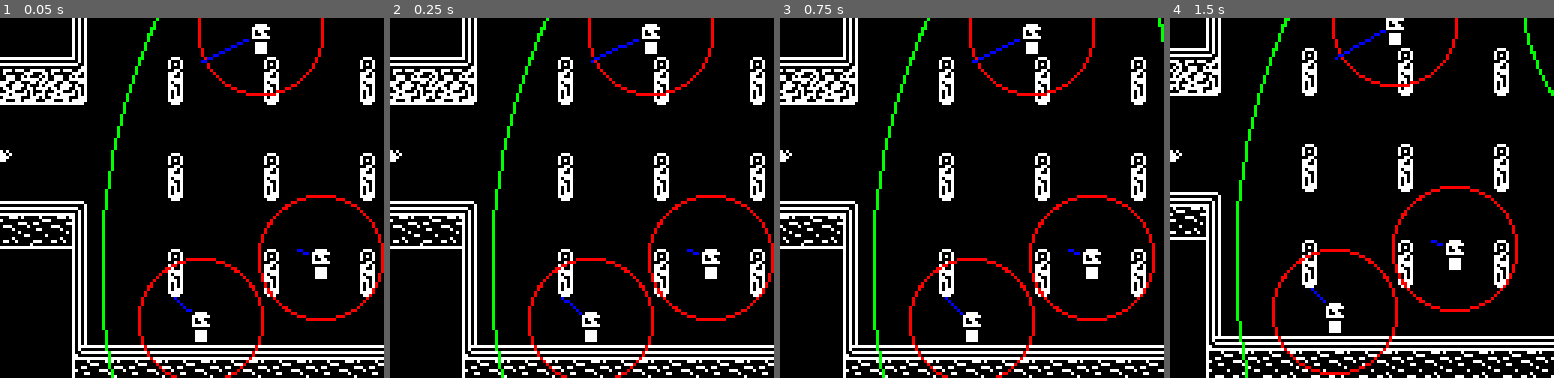
Above: before the commit, frames 1-4 (left to right).
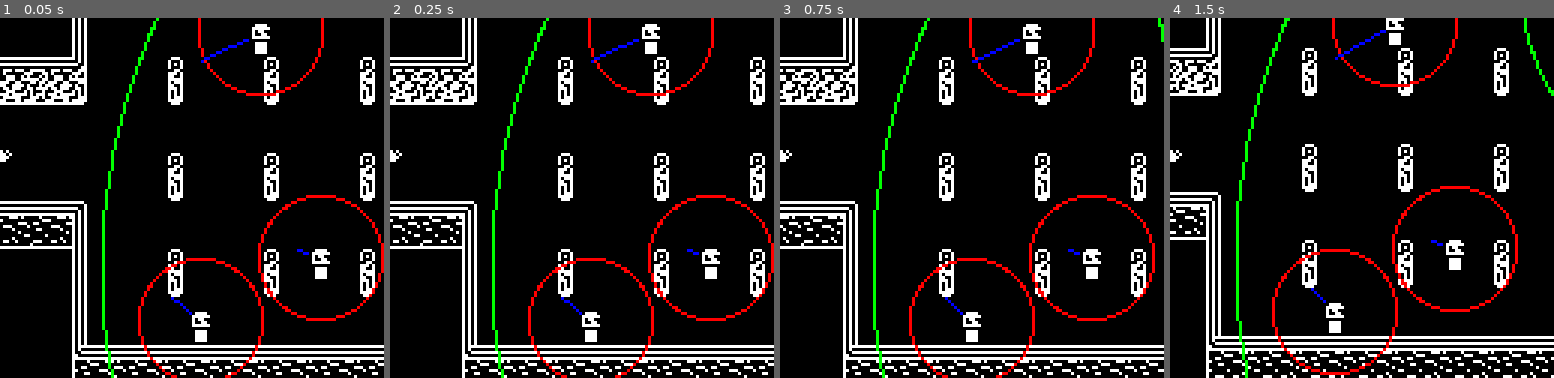
Above: after the commit, the same moments.

Repository: youknowedo/parasito
Game: Godot game, scene res://scenes/Master.tscn
Same seed, same stepped clock (60 frames per second), same inputs: the game is played once before the commit and once after it.
Inputs (mouse positions are % of the whole screen's width and height, from its top left):
- Up to frame 1 (0.05 s): no input
- Up to frame 2 (0.25 s): no input
- Up to frame 3 (0.75 s): tap Enter at 0.5 s; move the mouse to (72, 45) at 0.52 s; hold D (move_right) from 0.53 s (still down); click (72, 45) at 0.6 s
- Up to frame 4 (1.5 s): move the mouse to (30, 55) at 1.27 s; release D (move_right) at 1.28 s; hold S (move_down) from 1.28 s (still down); click (30, 55) at 1.35 s
The pictures show only the part of the screen within x 50-100%, y 31-81%; the shares and areas given below are measured in that part.

The runs differ from the first frame. In frame 1, 0.1% of the frame differs, in the area x 44-61%, y 7-83%; in frame 2, nothing differs; in frame 3, nothing differs; in frame 4, nothing differs.

Commit message:
Grunt state machine

Diff:
--- a/scenes/Master.tscn
+++ b/scenes/Master.tscn
@@ -5,7 +5,7 @@
 [ext_resource type="Script" path="res://scripts/ui/Health.gd" id="2_ug3q2"]
 [ext_resource type="Texture2D" uid="uid://bhthqxakvn72r" path="res://sprites/HUD.png" id="3_gnscs"]
 [ext_resource type="PackedScene" uid="uid://dlondiawiw4sf" path="res://scenes/rooms/Cave2.tscn" id="3_j3nfo"]
-[ext_resource type="PackedScene" uid="uid://xm5q2u0eyi18" path="res://scenes/objects/Guard.tscn" id="3_wl0ts"]
+[ext_resource type="PackedScene" uid="uid://xm5q2u0eyi18" path="res://scenes/objects/Grunt.tscn" id="3_wl0ts"]
 [ext_resource type="Texture2D" uid="uid://dn1p6eken1y1h" path="res://sprites/white.png" id="4_2x5w2"]
 [ext_resource type="PackedScene" uid="uid://cyx5ih6co1r7g" path="res://scenes/rooms/Cave3.tscn" id="4_a4xv0"]
 [ext_resource type="PackedScene" uid="uid://c2q1hjxewlymt" path="res://scenes/objects/Rascal.tscn" id="4_ssa86"]
@@ -87,10 +87,10 @@
 anchor_top = 0.5
 anchor_right = 0.5
 anchor_bottom = 0.5
-offset_left = -25.0
-offset_top = -125.0
-offset_right = 25.0
-offset_bottom = 135.0
+offset_left = -56.0
+offset_top = -79.0
+offset_right = -27.0
+offset_bottom = 72.0
 grow_horizontal = 2
 grow_vertical = 2
 rotation = 0.785398
@@ -104,10 +104,10 @@
 anchor_top = 0.5
 anchor_right = 0.5
 anchor_bottom = 0.5
-offset_left = -25.0
-offset_top = -132.0
-offset_right = 25.0
-offset_bottom = 128.0
+offset_left = 32.0
+offset_top = -93.0
+offset_right = 56.0
+offset_bottom = 32.0
 grow_horizontal = 2
 grow_vertical = 2
 rotation = -0.785398
--- a/scenes/objects/Guard.tscn
+++ b/scenes/objects/Grunt.tscn
@@ -1,7 +1,12 @@
-[gd_scene load_steps=6 format=3 uid="uid://xm5q2u0eyi18"]
+[gd_scene load_steps=11 format=3 uid="uid://xm5q2u0eyi18"]
 
-[ext_resource type="Script" path="res://scripts/entities/hostiles/hosts/Guard.gd" id="1_qbgcj"]
+[ext_resource type="Script" path="res://scripts/entities/hostiles/hosts/Grunt.gd" id="1_qbgcj"]
 [ext_resource type="Texture2D" uid="uid://bog42spoatx13" path="res://sprites/guard.png" id="2_hgvo4"]
+[ext_resource type="Script" path="res://scripts/state_machines/StateMachine.gd" id="3_qoy2y"]
+[ext_resource type="Script" path="res://scripts/state_machines/states/grunt/RoamingState.gd" id="4_57af4"]
+[ext_resource type="Script" path="res://scripts/state_machines/states/grunt/ChasingState.gd" id="5_tuv3r"]
+[ext_resource type="Script" path="res://scripts/state_machines/states/grunt/PIdleState.gd" id="6_e5nbf"]
+[ext_resource type="Script" path="res://scripts/state_machines/states/grunt/PMovingState.gd" id="7_s5ak0"]
 
 [sub_resource type="RectangleShape2D" id="RectangleShape2D_gs4fm"]
 size = Vector2(16, 16)
@@ -12,7 +17,7 @@
 [sub_resource type="CircleShape2D" id="CircleShape2D_xw4eo"]
 radius = 20.6155
 
-[node name="Guard" type="CharacterBody2D" node_paths=PackedStringArray("raycast", "vision_area", "vision_area_collider", "attack_range_area", "attack_range_area_collider") groups=["host"]]
+[node name="Grunt" type="CharacterBody2D" node_paths=PackedStringArray("raycast", "vision_area", "vision_area_collider", "attack_range_area", "attack_range_area_collider") groups=["host"]]
 collision_layer = 4
 collision_mask = 5
 script = ExtResource("1_qbgcj")
@@ -47,6 +52,22 @@
 target_position = Vector2(0, 0)
 collision_mask = 7
 
+[node name="StateMachine" type="Node" parent="." node_paths=PackedStringArray("initial_state")]
+script = ExtResource("3_qoy2y")
+initial_state = NodePath("Roaming")
+
+[node name="Roaming" type="Node" parent="StateMachine"]
+script = ExtResource("4_57af4")
+
+[node name="Chasing" type="Node" parent="StateMachine"]
+script = ExtResource("5_tuv3r")
+
+[node name="PIdle" type="Node" parent="StateMachine"]
+script = ExtResource("6_e5nbf")
+
+[node name="PMoving" type="Node" parent="StateMachine"]
+script = ExtResource("7_s5ak0")
+
 [connection signal="body_entered" from="VisionRange" to="." method="_on_body_entered_vision_range"]
 [connection signal="body_exited" from="VisionRange" to="." method="_on_body_exited_vision_range"]
 [connection signal="body_entered" from="AttackRange" to="." method="_on_body_entered_attack_range"]
--- a/scripts/entities/Player.gd
+++ b/scripts/entities/Player.gd
@@ -19,5 +19,5 @@
 
 func _on_damage():
 	if health <= 0:
-		state_machine._transition_to_next_state("Dead")
+		state_machine.change_state("Dead")
 		died.emit()
--- a/scripts/entities/hostiles/Host.gd
+++ b/scripts/entities/hostiles/Host.gd
@@ -5,6 +5,7 @@
 var occupier: Player = null
 
 func _process(delta):
+	queue_redraw()
 	if !process_and_skip(delta):
 		if !occupier:
 			return
--- /dev/null
+++ b/scripts/entities/hostiles/hosts/Grunt.gd
@@ -0,0 +1,3 @@
+class_name Grunt extends Host
+
+@export var attack_damage = 5
--- a/scripts/entities/hostiles/hosts/Guard.gd
+++ /dev/null
@@ -1,51 +0,0 @@
-extends Host
-
-@export var attack_damage = 5
-@export var dash_force = 8000.0
-@export var dash_duration = 0.2
-
-var is_dashing = false
-var dash_timer = 0.0
-var dash_direction = Vector2.ZERO
-
-func process_and_skip(delta: float) -> bool:
-	queue_redraw()
-
-	if is_dashing:
-		dash_timer -= delta
-		if dash_timer <= 0:
-			is_dashing = false
-		velocity = dash_direction
-		return true
-
-	if attack_target:
-		if in_attack_range:
-			attack_timer -= delta
-			if attack_timer <= 0:
-				attack_target.damage(attack_damage)
-				attack_timer = 1.0
-
-			return false
-
-		raycast.target_position = to_local(attack_target.global_position)
-		if raycast.is_colliding():
-			var collider = raycast.get_collider()
-			raycast_collision_point = to_local(raycast.get_collision_point())
-			if collider != attack_target:
-				return false
-
-		var direction = (attack_target.global_position - global_position).normalized()
-		velocity = direction * speed * delta
-		move_and_slide()
-		return true
-	else:
-		raycast.target_position = Vector2.ZERO
-
-	return false
-
-func primary_action():
-	is_dashing = true
-
-	var mouse_position = get_global_mouse_position()
-	dash_direction = (mouse_position - global_position).normalized() * dash_force
-	dash_timer = dash_duration
--- a/scripts/state_machines/StateMachine.gd
+++ b/scripts/state_machines/StateMachine.gd
@@ -9,7 +9,7 @@
 
 func _ready() -> void:
 	for state_node: State in find_children("*", "State"):
-		state_node.finished.connect(_transition_to_next_state)
+		state_node.finished.connect(change_state)
 
 	await owner.ready
 	state.enter("")
@@ -27,7 +27,7 @@
 	state.physics_update(delta)
 
 
-func _transition_to_next_state(target_state_path: String, data: Dictionary = {}) -> void:
+func change_state(target_state_path: String, data: Dictionary = {}) -> void:
 	if not has_node(target_state_path):
 		printerr(owner.name + ": Trying to transition to state " + target_state_path + " but it does not exist.")
 		return
--- /dev/null
+++ b/scripts/state_machines/states/grunt/ChasingState.gd
@@ -0,0 +1,23 @@
+extends GruntState
+
+func physics_update(_delta: float):
+    if grunt.attack_target == null:
+        finished.emit(ROAMING)
+        return
+
+    grunt.raycast.target_position = grunt.to_local(grunt.attack_target.global_position)
+    if grunt.raycast.is_colliding():
+        var collider = grunt.raycast.get_collider()
+        grunt.raycast_collision_point = grunt.to_local(grunt.raycast.get_collision_point())
+        if collider != grunt.attack_target:
+            finished.emit(ROAMING)
+
+    if grunt.in_attack_range:
+        finished.emit(ATTACKING)
+
+    var direction = (grunt.attack_target.global_position - grunt.global_position).normalized()
+    grunt.velocity = direction * grunt.speed * _delta
+    grunt.move_and_slide()
+
+func exit():
+    grunt.raycast.target_position = Vector2.ZERO
--- /dev/null
+++ b/scripts/state_machines/states/grunt/GruntState.gd
@@ -0,0 +1,15 @@
+class_name GruntState extends State
+
+const ROAMING = "Roaming"
+const CHASING = "Chasing"
+const ATTACKING = "Attacking"
+const DEAD = "Dead"
+const P_IDLE = "PIdle"
+const P_MOVING = "PMoving"
+
+var grunt: Grunt
+
+func _ready() -> void:
+	await owner.ready
+	grunt = owner as Grunt
+	assert(grunt != null, "The GruntState state type must be used only in the grunt scene. It needs the owner to be a Grunt node.")
--- /dev/null
+++ b/scripts/state_machines/states/grunt/PIdleState.gd
@@ -0,0 +1,10 @@
+extends GruntState
+
+func update(_delta: float):
+    if grunt.occupier:
+        finished.emit(ROAMING)
+        return
+
+    if Input.get_vector("move_left", "move_right", "move_up", "move_down") != Vector2.ZERO:
+        finished.emit(P_MOVING)
+        return
--- /dev/null
+++ b/scripts/state_machines/states/grunt/PMovingState.gd
@@ -0,0 +1,16 @@
+extends GruntState
+
+func physics_update(_delta: float) -> void:
+    if !grunt.occupier:
+        finished.emit(ROAMING)
+        return
+
+    var direction = Input.get_vector("move_left", "move_right", "move_up", "move_down")
+
+    if direction == Vector2.ZERO:
+        finished.emit(P_IDLE)
+        return
+
+    grunt.velocity = direction * grunt.speed * _delta
+
+    grunt.move_and_slide()
--- /dev/null
+++ b/scripts/state_machines/states/grunt/RoamingState.gd
@@ -0,0 +1,31 @@
+extends GruntState
+
+@export var roaming_radius = 100.0
+
+var target = random_inside_unit_circle() * roaming_radius
+
+func update(_delta: float):
+    if grunt.occupier:
+        finished.emit(P_IDLE)
+        return
+
+    if grunt.attack_target:
+        grunt.raycast.target_position = grunt.to_local(grunt.attack_target.global_position)
+        if grunt.raycast.is_colliding():
+            var collider = grunt.raycast.get_collider()
+            grunt.raycast_collision_point = grunt.to_local(grunt.raycast.get_collision_point())
+            if collider == grunt.attack_target:
+                finished.emit(CHASING)
+                return
+
+    var direction = target - owner.global_position
+    if direction.length() < 10:
+        target = random_inside_unit_circle() * roaming_radius
+        return
+
+    grunt.velocity = direction.normalized() * grunt.speed * _delta
+    grunt.move_and_slide()
+
+func random_inside_unit_circle() -> Vector2:
+    var theta : float = randf() * 2 * PI
+    return Vector2(cos(theta), sin(theta)) * sqrt(randf())
--- a/scripts/state_machines/states/player/Possessing.gd
+++ b/scripts/state_machines/states/player/Possessing.gd
@@ -7,3 +7,6 @@
     if Input.is_action_just_pressed("tertiary_action"):
         finished.emit(LUNGING)
         return
+
+    if !player.host:
+        finished.emit(LUNGING)
